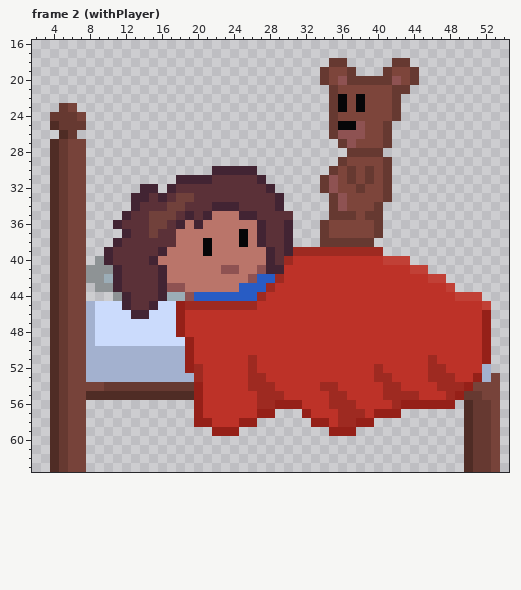
Pixel-art file -- Assets/Tilemap/Sprites/House/bed.ase. The picture above was drawn from the file before the commit.
64x64 pixels, 2 frames. Shown: frame 2 (withPlayer): x 2..54, y 16..63.
And afterwards:
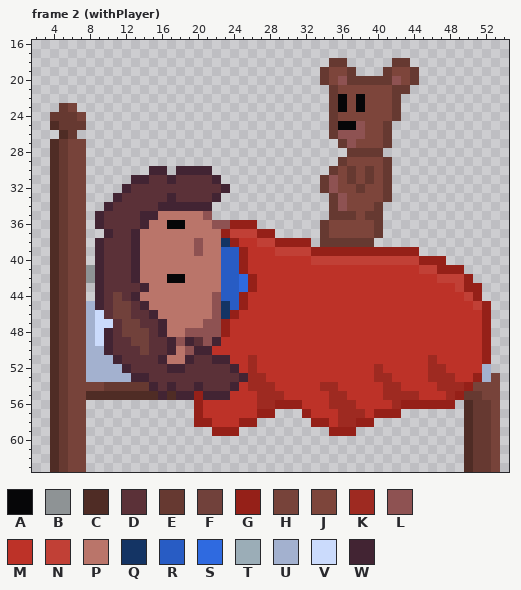
Palette (. is transparent): A #060608  B #8e9395  C #4f2c25  D #5b3138  E #663931  F #71413b  G #952018  H #77433a  J #7d453b  K #9e2a21  L #8e5252  M #bd3228  N #c14036  P #ba756a  Q #143464  R #285cc4  S #2f6ae0  T #9badb7  U #a3b1cf  V #cbdbfc  W #422433
Edits made:
Frame 2 (withPlayer), layer "player":
y 30: x 15..16 .. -> WW; x 18..26 ....WWWWW -> WWWW.....
y 31: x 13..27 .....WWWWDDDDDW -> WWDDWDDDDW.....
y 32: x 12..17 ..WW.W -> WDDDDD; x 23..28 DDDDDW -> W.....
y 33: x 11..14 ..WW -> WDDD; x 16..19 WDFF -> DWDD; x 22..29 DDDDDDDW -> W.......
y 34: x 10..13 ...W -> WDDD; x 16..29 DFFDDDWWWDDDDW -> WWWWWW........
y 35: x 9..12 ...W -> WDDD; x 14..30 DFFFDWDWPPPWWDDDD -> WWPPPPPL.........
y 36: x 9..11 ..W -> WDD; x 14..18 DFFDW -> WPPAA; x 20 W -> P; x 22..30 PPPPPWDDW -> LLGGG....
y 37: x 10..17 ..WDDFDD -> WDDWPPPP; x 23..30 PPAPWDDW -> GNNNGG..
y 38: x 9..11 ..W -> WDD; x 13..17 DDDDD -> WPPPP; x 20..21 PA -> LP; x 23..32 PPAPWDDW.. -> QGMMNNGGGG
y 39: x 9..10 .W -> WD; x 13..16 DDDW -> WPPP; x 20..21 PA -> LP; x 23..44 PPPPPWDWKKKKKKKKKK.... -> RRGMMMNNNNGGGGGGGGGGGG
y 40: x 9..10 BW -> WD; x 13..15 DDW -> WPP; x 23..30 PPPPPWDK -> RRGMMMMM; x 33..40 MMMMMMMM -> NNNNNNNN; x 44..47 .... -> NGGG
y 41: x 9..11 BBW -> WDD; x 13..16 DDDW -> WPPP; x 23..29 LLPPLWW -> RRGMMMM; x 44 N -> M; x 46..49 .... -> NGGG
y 42: x 9..11 BTW -> WDD; x 13..18 DDDWPP -> WPPPAA; x 23..29 PPPLRRK -> RRSGMMM; x 46 N -> M; x 48..50 ... -> NNG
y 43: x 9..11 BBW -> WDD; x 14..18 DDWLL -> WPPPP; x 23..28 PPRRRK -> RRSGMM; x 48..51 N... -> MNGG
y 44: x 9..22 ..BWDDDWTTLRRR -> WDFDWPPPPPPPPL; x 25..27 RRK -> GMM; x 49 N -> M; x 51 N -> G
y 45: x 9..12 VVVW -> WDFF; x 14..26 DWVVGKKKKKKKK -> WPPPPPPPLQRGM; x 51..52 MN -> NG
y 46: x 10..24 VVVWWVVVGMMMMMM -> DFFDDWPPPPPPLQG
y 47: x 11..23 VVVVVVVGMMMMM -> DFFDDWPPPPLLG
y 48: x 10..23 VVVVVVVVGMMMMM -> WDFFFDWPPLLLLG
y 49: x 10..22 VVVVVVVVVGMMM -> WDDFFDDWLWDLW
y 50: x 10..21 UUUUUUUUUGMM -> WDDDFDDWPLWW
y 51: x 11..23 UUUUUUUUGMMMM -> WDDDDWPPWDDWW
y 52: x 12..24 UUUUUUUGKMMMM -> WDDDDWWDDDDDW
y 53: x 13..25 UUUUUUUKMMMMM -> WWDDDDDDDDDDW
y 54: x 15..24 EEEEEGMMMM -> WDWDDWDDDW
y 55: x 16 C -> W; x 18..19 CC -> WW; x 21..23 MMM -> WWW
Boxes around the changes in both pictures, in picture pixels (x1, y1, x2, y2):
changed: (95, 166, 491, 400)
